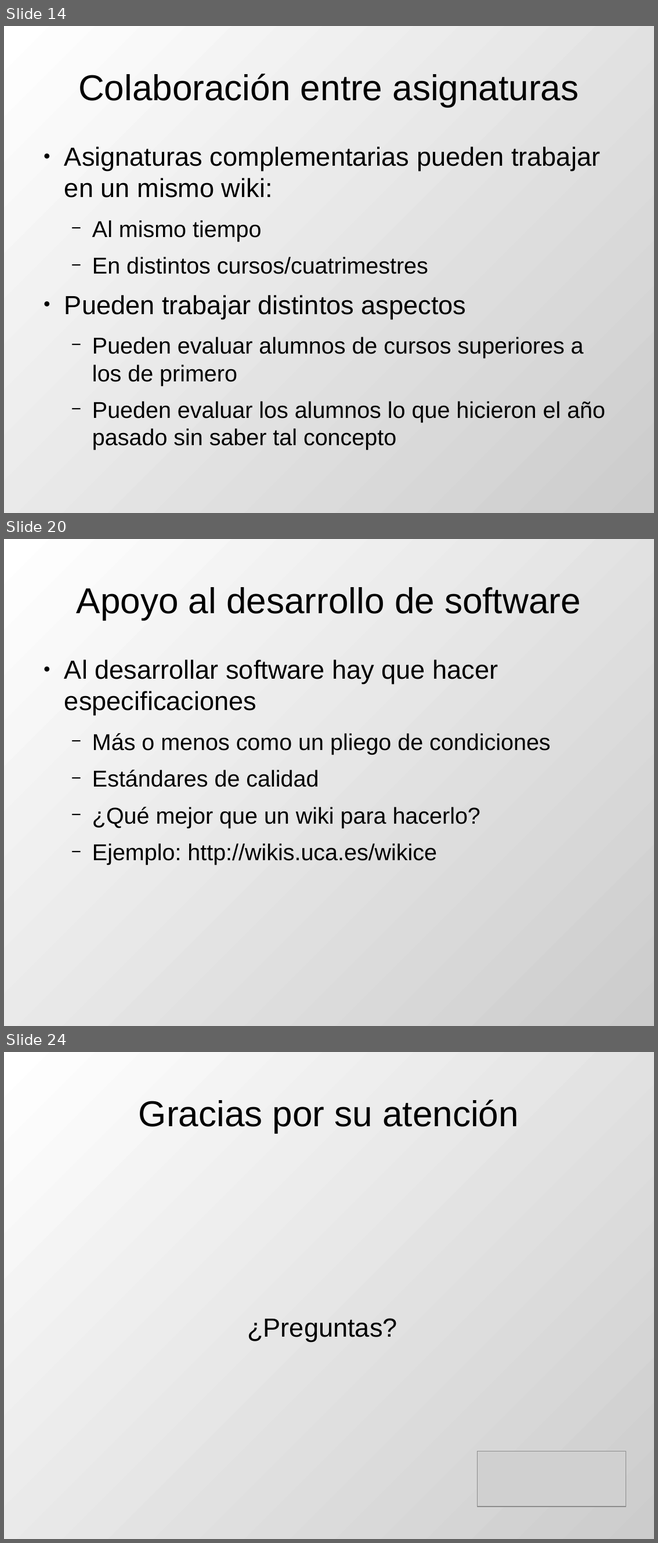
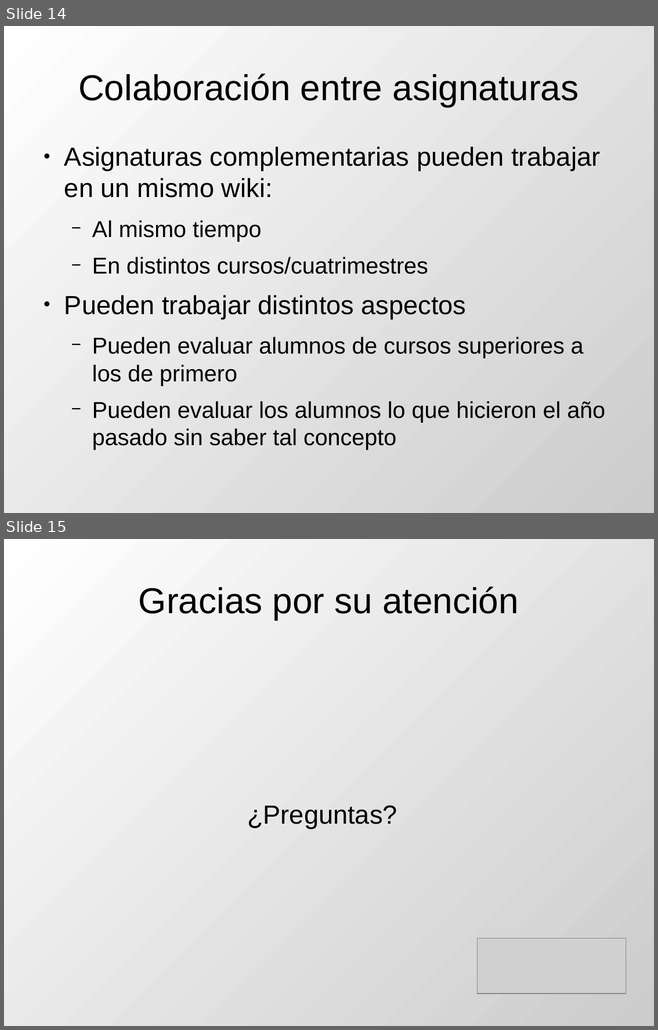
Before and after one commit to DrPantera/wikis4education, a slide deck: uca-2017/tema-2-WikisEnEducacion.odp. Shown one above the other, each under a label of ours: slides 14, 20 and 24 before the commit, slides 14 and 15 after it; the slides between them are not shown. The pictures are 658x1543 and 658x1030 pixels, drawn with LibreOffice and Linux fonts; fonts in the diff are those of the drawing; grey boxes stand for pictures. Boxes give left, top, right and bottom in pixels: in the first picture for what was removed or moved away, otherwise in the second. Text is boxed around its words. In the diff, an @@ line names an element or a change of style, - is before the commit and + after.

```diff
--- a/uca-2017/tema-2-WikisEnEducacion.odp
+++ b/uca-2017/tema-2-WikisEnEducacion.odp
@@ slide 20 removed at bbox=[4, 539, 654, 1026], background gradient #FFFFFF to #CCCCCC @@
@@ title removed at bbox=[76, 587, 580, 620] @@
-Apoyo al desarrollo de software
@@ text removed at bbox=[64, 660, 550, 865] @@
-● Al desarrollar software hay que hacer especificaciones
-  − Más o menos como un pliego de condiciones
-  − Estándares de calidad
-  − ¿Qué mejor que un wiki para hacerlo?
-  − Ejemplo: http://wikis.uca.es/wikice
@@ what was slide 24 is now slide 15 @@
```
Also in this commit, not shown: 1 slide changed, 8 other slides removed, 7 other files.
